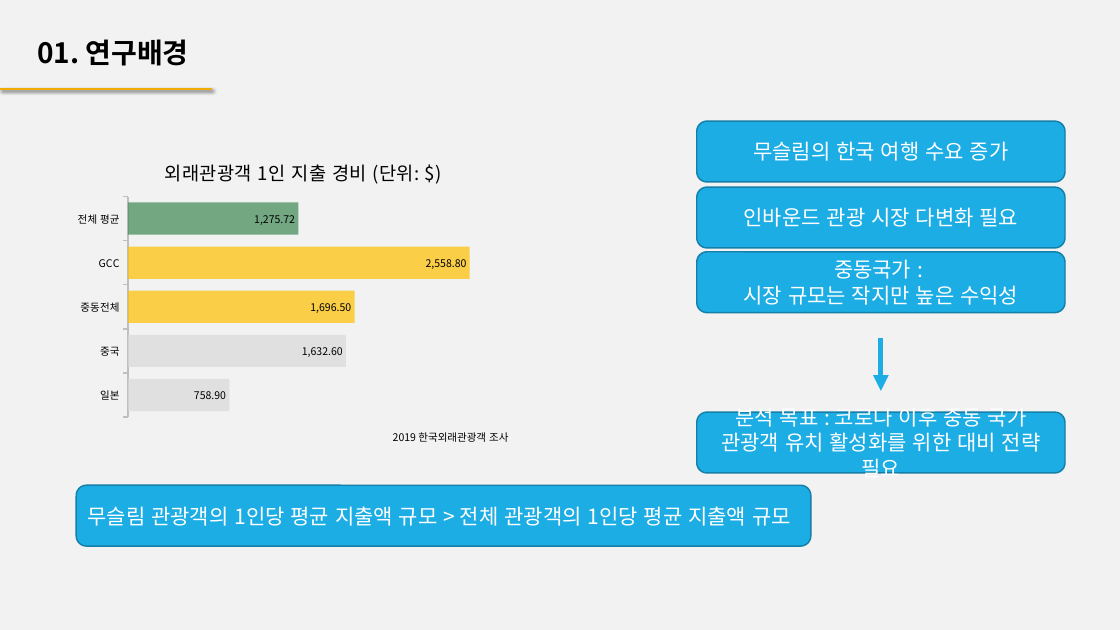
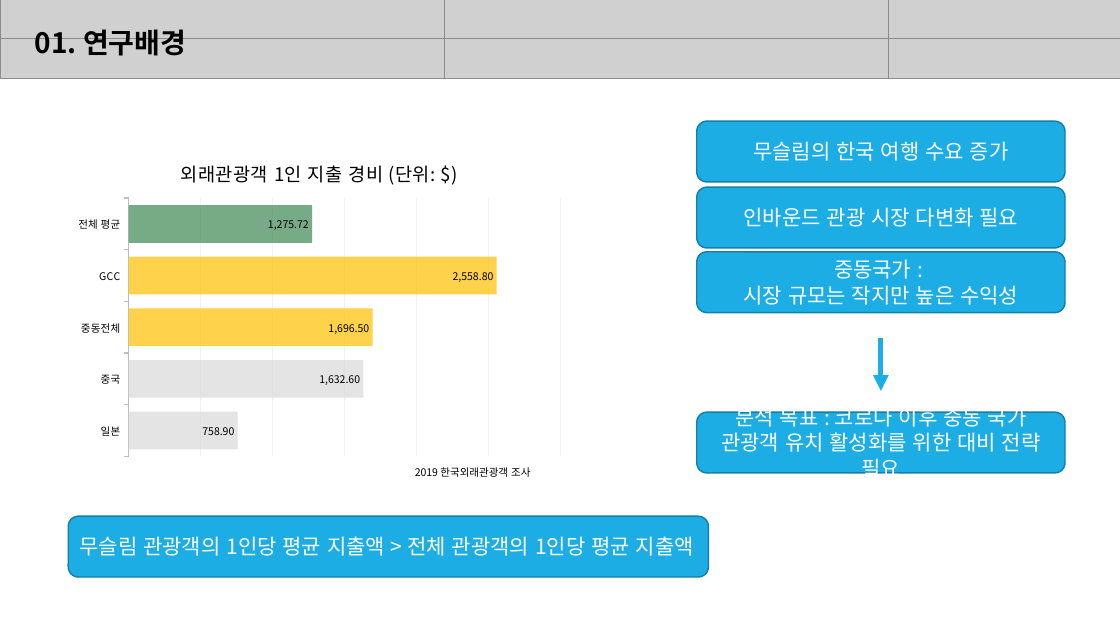
Before and after one commit to telecaster15/tourbigdata, a slide deck: slide 6 of ppt/무슬림 관광 활성화 방안.pptx. Drawn at 1120x630 pixels with LibreOffice and Linux fonts; fonts in the diff are those of the drawing; grey boxes stand for pictures. Boxes give left, top, right and bottom in pixels: in the first picture for what was removed or moved away, otherwise in the second. Text is boxed around its words. In the diff, an @@ line names an element or a change of style, - is before the commit and + after.

```diff
--- a/ppt/무슬림 관광 활성화 방안.pptx
+++ b/ppt/무슬림 관광 활성화 방안.pptx
@@ background #F2F2F2 to #FFFFFF @@
@@ text "01. 연구배경": place and size @@
-text "01. 연구배경" at <box>37,39,189,66</box>
+text "01. 연구배경" at <box>35,29,186,56</box>
@@ group added at <box>0,0,1120,78</box>: 6 pictures @@
@@ line removed from (0, 89) to (213, 89) @@
@@ bar chart: place and size @@
-bar chart at <box>68,145,538,460</box>
+bar chart at <box>68,145,571,501</box>
@@ rounded rectangle "무슬림 관광객의 1인당 평균 지출액 ...": place and size @@
-rounded rectangle "무슬림 관광객의 1인당 평균 지출액 ..." at <box>76,486,812,546</box>
+rounded rectangle "무슬림 관광객의 1인당 평균 지출액 ..." at <box>68,517,708,577</box>
@@ text in rounded rectangle at <box>79,536,694,556</box>: text changed @@
-무슬림 관광객의 1인당 평균 지출액 규모 > 전체 관광객의 1인당 평균 지출액 규모
+무슬림 관광객의 1인당 평균 지출액 > 전체 관광객의 1인당 평균 지출액
```
Also in this commit, not shown: 4 other slides changed, 2 slides added.
